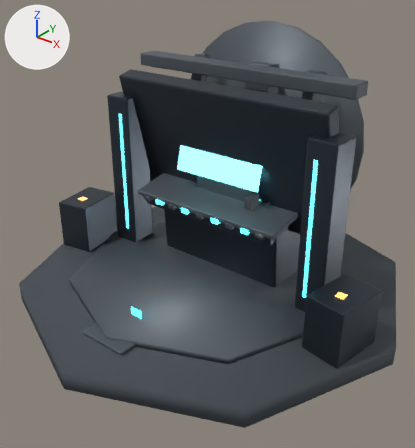
The Blender file docs/blender/quest_base_scene_v1.blend as it was, and as the next commit left it.
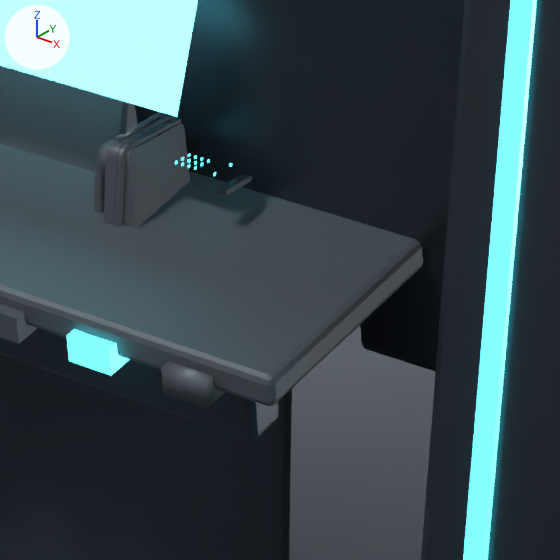
Each version is shown whole from a 50 mm lens placed at (4.12, -3.83, 3.97), pointed at (0.1, 1.2, 0.85), then close up on the part from 55% to 77% of the width and 39% to 59% of the height. The lights are fixed; the arrows at upper left show +X, +Y and +Z. The first two pictures are the older version.

Names of what the first close-up shows: 'ConsoleLip', 'ConsoleShelf', 'MainPanelFrame', 'MainPanelScreen', 'MainPedestal', 'PedestalNeck', 'QuestPhoneModel', 'RightDataPylon', 'RightDataPylon_GlowStrip', 'StatusNib_07', 'StatusNib_08', 'StatusNib_09' and 1 more.
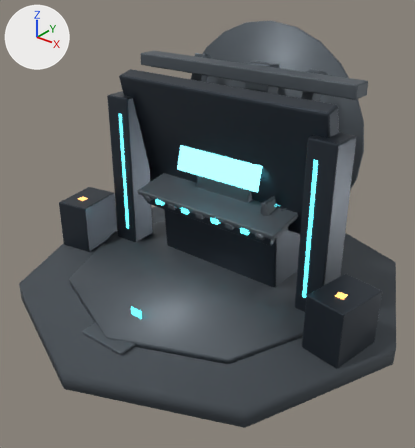
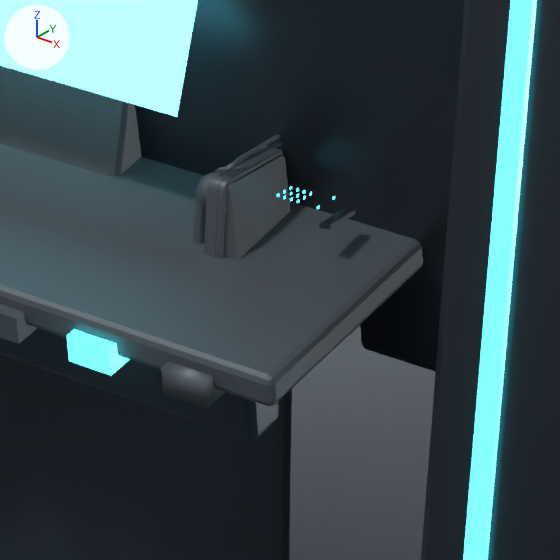
ob_questphonerig is not drawn itself; it is the parent of ob_questphonemodel, ob_questphonekey_1, ob_questphonekey_2, ob_questphonekey_3, ob_questphonekey_4, ob_questphonekey_5, ob_questphonekey_6, ob_questphonekey_7.

Boxes (x1, y1, x2, y2) around the edits, measured in the close-ups (560 x 560 px):
'QuestPhoneModel', moved
    before: (94, 110, 190, 228)
    after: (193, 135, 290, 260)
'QuestPhoneHandset', moved
    before: (215, 175, 252, 195)
    after: (319, 208, 356, 229)

What the commit changed:
Object 'QuestPhoneRig' (ob_questphonerig) moves from (0.58, 1.565, 1.11) to (0.82, 1.565, 1.105).
